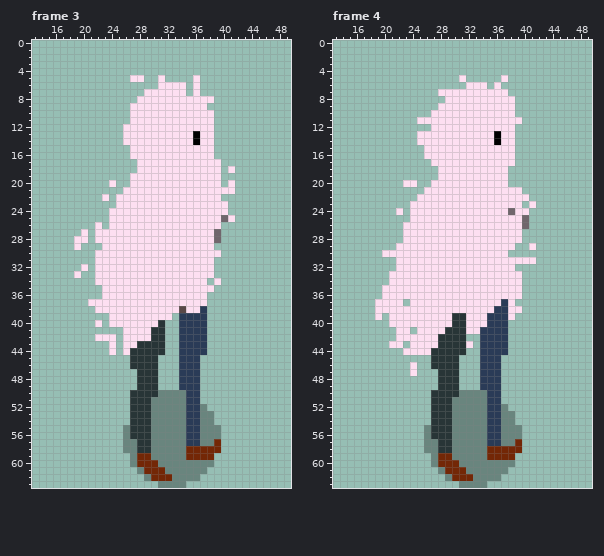
Two versions of one pixel-art file, player.ase. The first picture shows the starting point.
64x64 pixels, 12 frames. Shown: frame 3: x 13..49, y 0..63; frame 4: x 13..49, y 0..63. The commit also changed other frames, which this record leaves out.
New version:
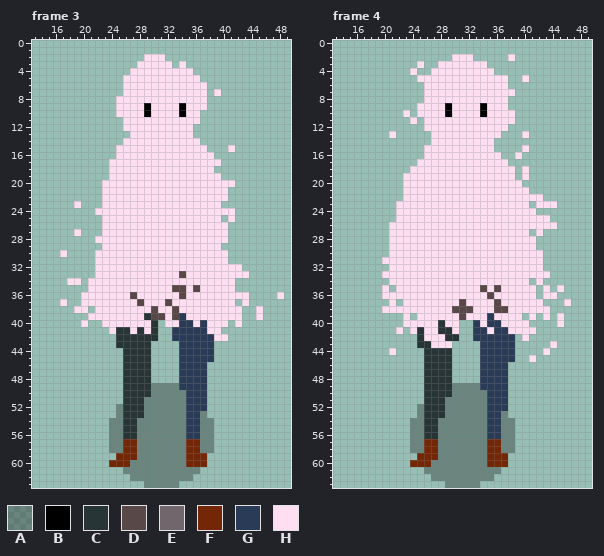
Palette (. is transparent): A #0000004d  B #000000  C #283537  D #594848  E #70666c  F #732706  G #2a3b57  H #fddff1
From old to new:
layer "idleH" now hidden
layer "IdleD" now shown
Changed rows in their new state; - is an unchanged pixel.
Frame 3:
first column x 17:
 2 ------------HHH-----------------
 3 -----------HHHHH-H--------------
 4 ----------HHHHHHHHH-------------
 5 ---------H--HH-HHHH-------------
 6 ---------HHHHH----H-H-----------
 7 ---------HHH------H-H-H---------
 8 --------HHH----------.----------
 9 --------HH--B----B--------------
10 --------HH--B----B--..----------
11 ---------H----------..----------
12 -------------------...----------
13 ---------.---------...----------
14 -------------------H..----------
15 --------HH-----------.--H-------
16 --------HH----------------------
17 -------HHHH---------------------
18 -------HHHH-----------.-.-------
19 -------HHH----------------------
20 ------H-HH-------------H--------
21 ------HHH---------------.-------
22 -------H---------------H--------
23 --H---HH---------------.--------
24 -----HH-----------------H-------
25 ------H----------------.--------
26 -----.H----------------H--------
27 --H.-.----------------HH--------
28 --..------------------HH--------
29 --.-------------------H---------
30 H----------------------H--------
31 ----------------------HH--------
32 ---.------------------HHHH------
33 --.--------------D----HHHHH-----
34 -HH-H----------------H-HH-------
35 ----HH----------DD-D--HHH-------
36 ---HHH----D------D---HHHHHH----H
37 H--H-------D---D-----HHHH-H-----
38 --HH---------D--DH--HHHHHH--H---
39 ----HHH-----CDD-D-HHHHHHHH--H---
40 ---H-.H------C.HH--H-HHH-H------
41 -------HCC-C--.-G----HH---------
42 -----...CCCCC-.-G----GHH--------
43 -------.CCC--..------G----------
44 -------.-C---..------G----------
45 ---------C---.------GG----------
46 ---------C---.------G-----------
47 ---------CC--.------G-----------
48 ---------CC--.------G-----------
49 ---------CC--AAAA---G-----------
50 ---------C---A------G-----------
51 ---------C--A-------G-----------
52 --------AC--A-------G-----------
53 --------AC--A--------.----------
54 -------AAC-AA-------------------
55 -------AAC-AA---------.---------
56 -------AAC-AA---------.---------
57 -------AAFFAA-----FF--.---------
58 -------AAFFAA-------AA.---------
59 --------FFFAA--------.----------
60 -------FFF-AAA----FFF.----------
61 ---------AA-AAA-----.-----------
62 ----------AA-AAA---.------------
63 ------------AA---.--------------
Frame 4:
first column x 19:
 2 -----------HHH-----H--------
 3 ------H--HHHHHHH------------
 4 -----H--HHHHHHHHH-----------
 5 ------HHHHHH-HHHHH---H------
 6 -------HHHHHH---H-H---------
 7 -------HH----------H--------
 8 -------HHH---------.--------
 9 ------HHH-B----B---.--------
10 ----H-HH--B----B------------
11 -----H.-------------.-------
12 -------H-----------.--------
13 --H---..---------H..-H------
14 ------..---------...--------
15 -----------------...-H------
16 ------------------..H-------
17 ------HH-----------.--------
18 -----HHHH----------H-H------
19 ----HHHHH----------H-H------
20 ------HH-----------HH-------
21 ----HHH--------------H------
22 ----HH----------------HH----
23 ---HH----------------H.HHH--
24 ----H--------------H--H-----
25 ---HH----------------HHHH---
26 --HH-----------------HHHHH--
27 --HH-----------------H-H----
28 --HH-----------------HH-----
29 --H-----------------HH------
30 -.-----------------HHHHH----
31 -HH--------------------H----
32 --H-----------------HHHH----
33 -H-------------------HHHH---
34 ---------------------H-H----
35 --.------------D-D---HH-H-H-
36 ----------------D----HH-HH--
37 ..-.H-------D----DH-HHHH---H
38 .----------DDD---DD--HHHH---
39 .-..-.-----HD----HH-H-H-H-H-
40 --..-----C-H..G---HHHH----H-
41 ----.HC--C-H..G-H--HHHH-----
42 ---...C--H--.-G----G-H------
43 --..-.CC-HH...-----G-----H--
44 --H-...C---..------G----H---
45 -------C---.------GG--H-----
46 -----.-C---.------G---------
47 -----.-CC--.------G---------
48 -------CC--.------G---------
49 -------CC--AAAA---G---------
50 -------C---A------G---------
51 -------C--A-------G---------
52 ------AC--A-------G---------
53 ------AC--A--------.--------
54 -----AAC-AA-----------------
55 -----AAC-AA---------.-------
56 -----AAC-AA---------.-------
57 -----AAFFAA-----FF--.-------
58 -----AAFFAA-------AA.-------
59 ------FFFAA--------.--------
60 -----FFF-AAA----FFF.--------
61 -------AA-AAA-----.---------
62 --------AA-AAA---.----------
63 ----------AA---.------------
